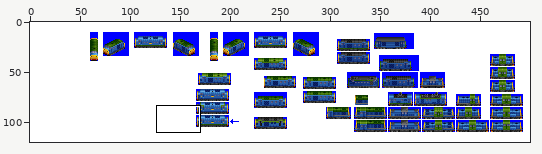
Two versions of one sprite sheet, src/graphics/pony/vulcan.png. The picture above shows the old version from afar; the outline marks the close-up.
Close-up. Before the edit:
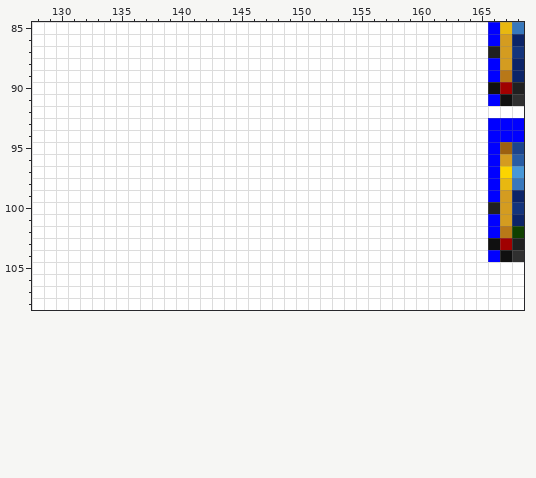
The file is 500x120 pixels. Shown: x 128..168, y 85..108.
After the commit:
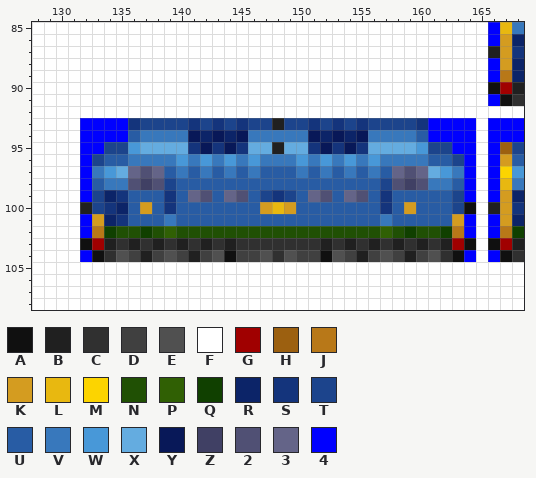
Palette (. is transparent): A #101010  B #202020  C #303030  D #404040  E #505050  F #ffffff  G #a00000  H #9c6010  J #b87818  K #d49c20  L #e8b810  M #fcd400  N #205004  P #306004  Q #104000  R #0c2468  S #14347c  T #1c448c  U #285ca4  V #3878bc  W #4898d8  X #64ace0  Y #081858  Z #404064  2 #505074  3 #646488  4 #0000ff
Commit message: Change: (unused) alt sprite for Vulcan with small warning panel
What changed:
Changed rows in their new state; - is an unchanged pixel.
first column x 132:
 93 4444STTTTSTSTSTTBTTSTSTSTTTTS4444
 94 4444UVVVVYRYRYVVVVVYRYRYVVVVU4444
 95 44TTWXXXXSYSYSXXBXXSYSYSXXXXWTT44
 96 4TUUVVVVWVWVWVWVVVWVWVWVWVVVVUUT4
 97 4VWX323UVUVUVUVUUUVUVUVUVU323XWV4
 98 4UVV2Z2TUUUUUUUUUUUUUUUUUT2Z2VVU4
 99 4TRSUUUSU32U32UTSTU32U32USUUUUUT4
100 BTSRUKUSUUUUUUUKLKUUUUUUUSUKUUUTA
101 4KRSUUUVUUUUUUUUUUUUUUUUUVUUUUUK4
102 4JQNNQNPNNNNNNNNNNNNNNNNNPNQNNQJ4
103 AGBCBCBCBCBCBCCCCCCCBCBCBCBCBCBGA
104 4ACEDBDEDBDEADDECEDDAEDBDEDBDECA4
